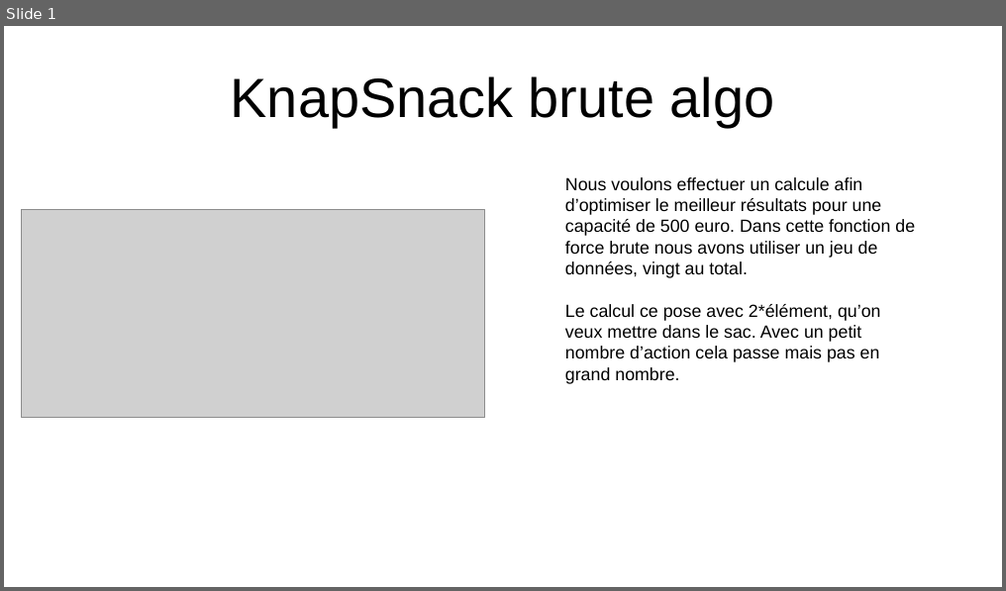
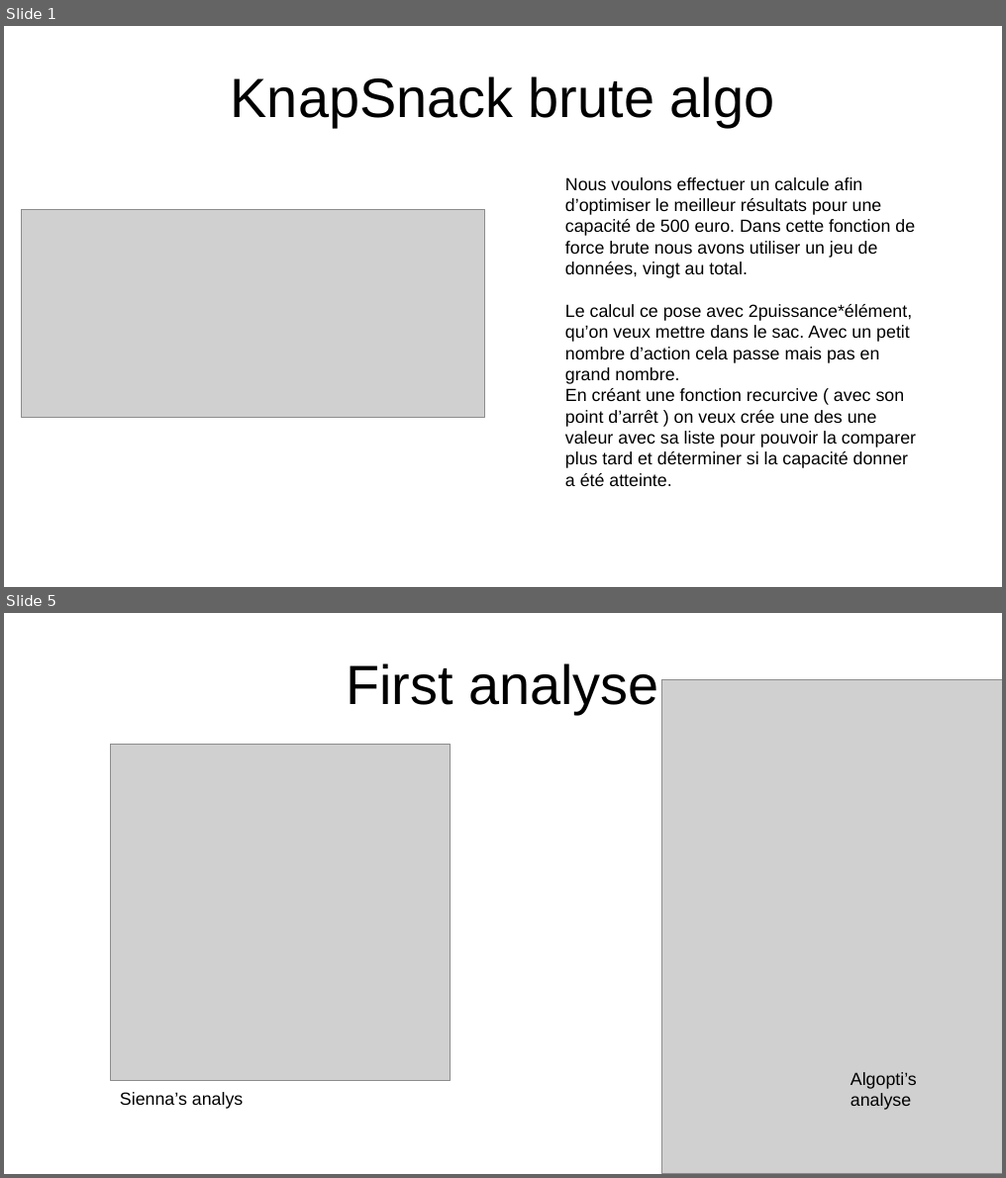
Before and after one commit to MekkiZ/Algo-Knapsack-custom, a slide deck: DiapoOC7.odp. Shown one above the other, each under a label of ours: slide 1 before the commit, slides 1 and 5 after it; the slides between them are not shown. The pictures are 1006x591 and 1006x1178 pixels, drawn with LibreOffice and Linux fonts; fonts in the diff are those of the drawing; grey boxes stand for pictures. Boxes give left, top, right and bottom in pixels: in the first picture for what was removed or moved away, otherwise in the second. Text is boxed around its words. In the diff, an @@ line names an element or a change of style, - is before the commit and + after.

Commit message:
version final avec pep8 et le fichier powerpoint

```diff
--- a/DiapoOC7.odp
+++ b/DiapoOC7.odp
@@ slide 5 added at <box>4,613,1002,1174</box>, background #FFFFFF @@
@@ title added at <box>346,663,659,714</box>, 44 pt, text #000000 @@
+First analyse
@@ picture added at <box>661,679,1002,1174</box> @@
@@ picture added at <box>111,745,450,1081</box> @@
@@ text added at <box>850,1072,917,1110</box>, 14 pt, text #000000 @@
+Algopti’s analyse
@@ text added at <box>120,1092,243,1109</box>, 14 pt, text #000000 @@
+Sienna’s analys
@@ slide 1 changed as well @@
@@ text at <box>565,304,916,486</box>: text changed @@
-Le calcul ce pose avec 2*élément, qu’on veux mettre dans le sac. Avec un petit nombre d’action cela passe mais pas en grand nombre.
+Le calcul ce pose avec 2puissance*élément, qu’on veux mettre dans le sac. Avec un petit nombre d’action cela passe mais pas en grand nombre.
+En créant une fonction recurcive ( avec son point d’arrêt ) on veux crée une des une valeur avec sa liste pour pouvoir la comparer plus tard et déterminer si la capacité donner a été atteinte.
```
Also in this commit, not shown: 4 other slides added, 6 other files.
